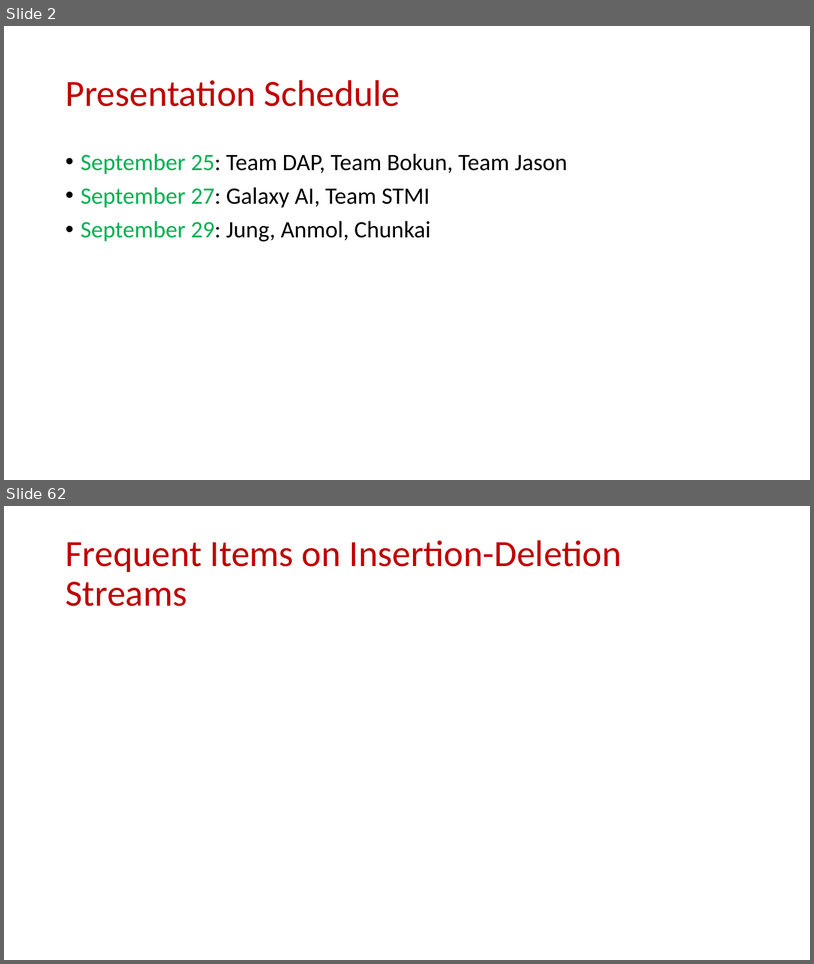
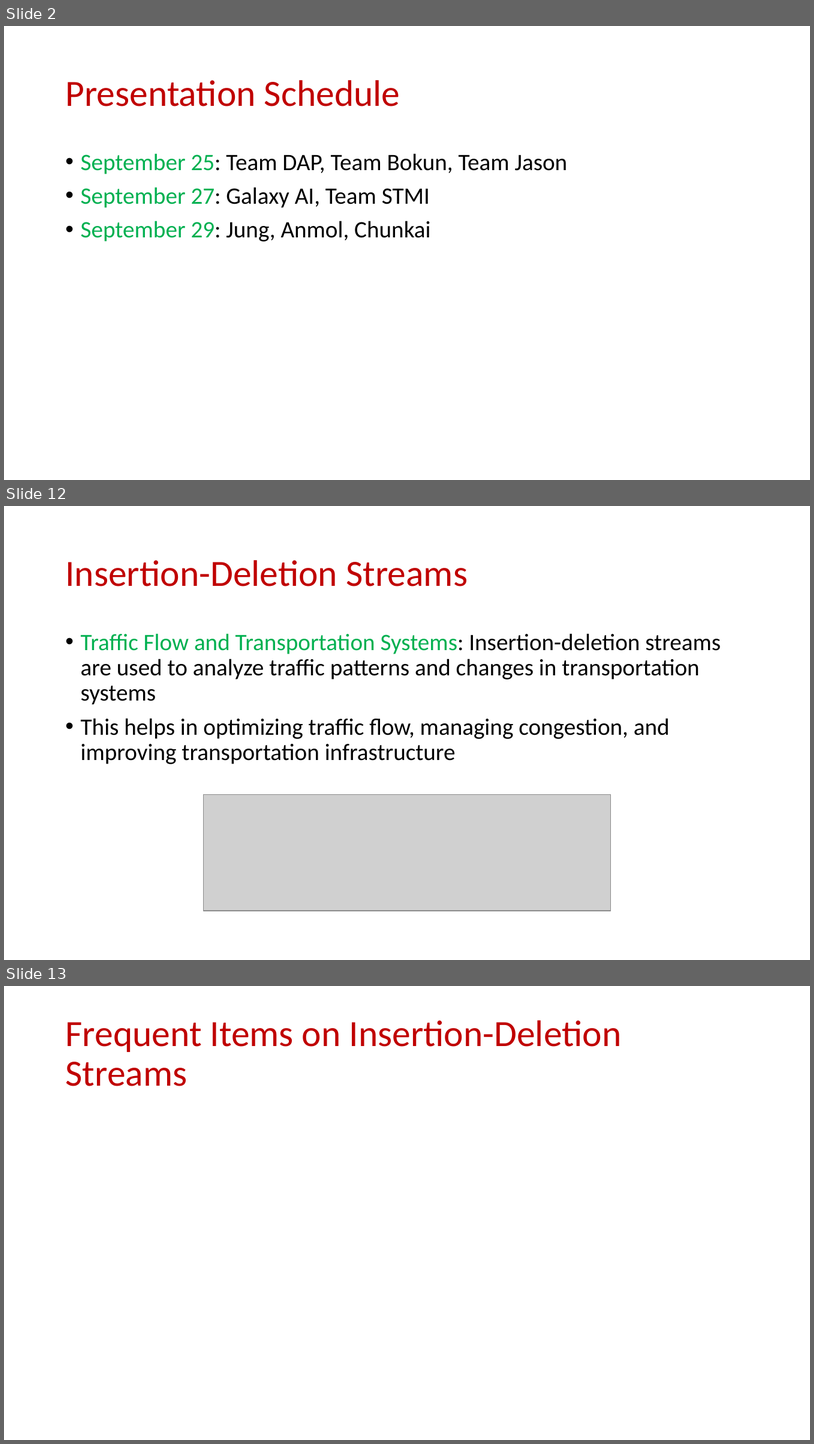
Before and after one commit to samsonzhou/samsonzhou.github.io, a slide deck: CSCE689-23/L11.pptx. Shown one above the other, each under a label of ours: slides 2 and 62 before the commit, slides 2, 12 and 13 after it; the slides between them are not shown. The pictures are 814x964 and 814x1444 pixels, drawn with LibreOffice and Linux fonts; fonts in the diff are those of the drawing; grey boxes stand for pictures. Boxes give left, top, right and bottom in pixels: in the first picture for what was removed or moved away, otherwise in the second. Text is boxed around its words. In the diff, an @@ line names an element or a change of style, - is before the commit and + after.

```diff
--- a/CSCE689-23/L11.pptx
+++ b/CSCE689-23/L11.pptx
@@ slide 12 added at <box>4,506,810,960</box>, background #FFFFFF @@
@@ title added at <box>65,560,468,586</box>, 44 pt, text #C00000 @@
+Insertion-Deletion Streams
@@ text added at <box>81,633,721,764</box>, 28 pt, text #000000 @@
+• Traffic Flow and Transportation Systems: Insertion-deletion streams are used to analyze traffic patterns and changes in transportation systems
+• This helps in optimizing traffic flow, managing congestion, and improving transportation infrastructure
@@ picture added at <box>203,794,611,910</box> @@
@@ what was slide 62 is now slide 13 @@
```
Also in this commit, not shown: 16 slides changed, 15 other slides added.
